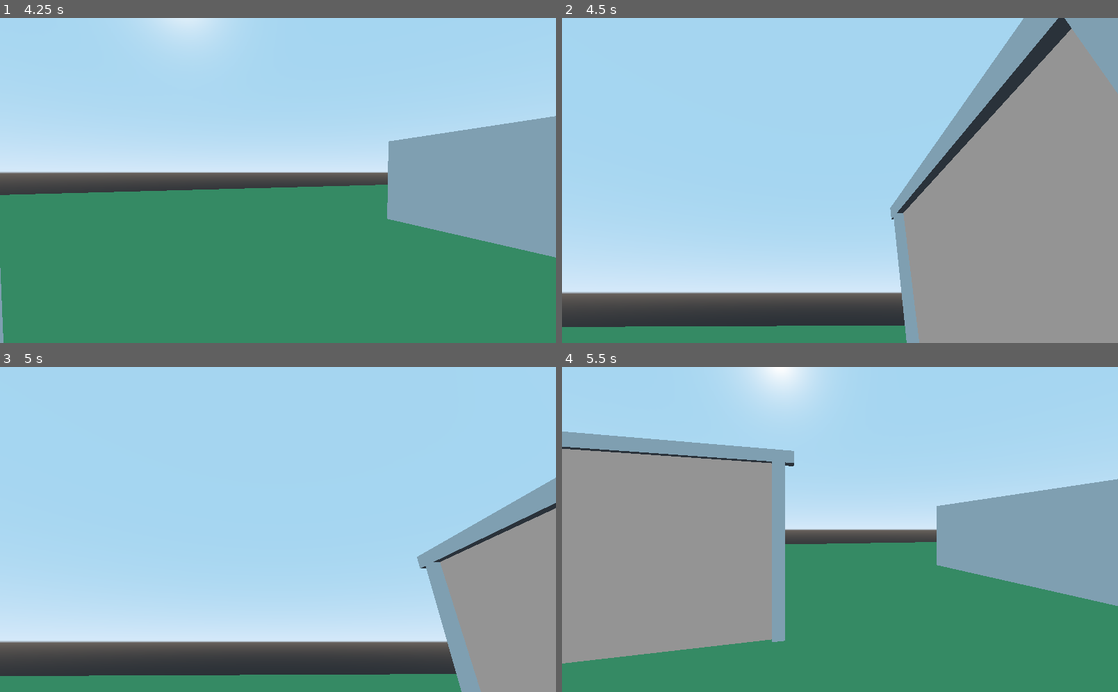
Above: before the commit, frames 1-4 (two rows, left to right).
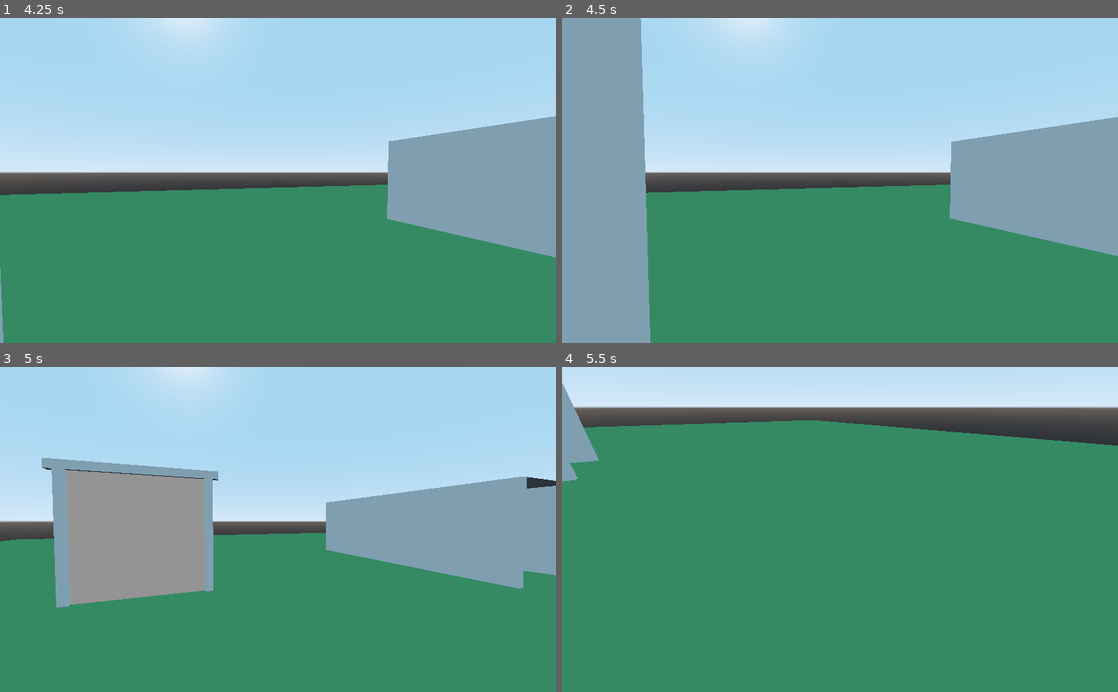
Above: after the commit, the same moments.

Repository: DeleteSystem32/godot-portal-example
Game: Godot game, scene res://main_level.tscn
Same seed, same stepped clock (60 frames per second), same inputs: the game is played once before the commit and once after it.
Inputs (mouse positions are in pixels of both pictures, inside the frame that each line leads up to):
- Up to frame 1 (4.25 s): tap Enter at 0.5 s; move the mouse to (305, 180) at 0.52 s; hold W (move_forward) from 0.53 s (still down); click (305, 180) at 0.67 s; move the mouse to (250, 180) at 1.27 s; click (250, 180) at 1.42 s; move the mouse to (289, 174) at 2.02 s; click (289, 174) at 2.17 s; move the mouse to (272, 187) at 2.77 s; click (272, 187) at 2.92 s; move the mouse to (316, 183) at 3.52 s; click (316, 183) at 3.67 s; tap Escape at 4.15 s
- Up to frame 2 (4.5 s): move the mouse to (673, 131) at 4.27 s; release W (move_forward) at 4.28 s; hold A (move_left) from 4.28 s (still down); click (673, 131) at 4.42 s
- Up to frame 3 (5 s): keep holding A (move_left)
- Up to frame 4 (5.5 s): move the mouse to (867, 529) at 5.02 s; release A (move_left) at 5.03 s; hold S (move_back) from 5.03 s (still down); click (867, 529) at 5.17 s

Frame 1 is identical in both runs. In frame 2, 75% of the frame differs, in the area x 0-100%, y 0-100%; in frame 3, 60%; in frame 4, 68%.

Commit message:
add support for up to 10 recursion levels

Diff:
--- a/main_level.tscn
+++ b/main_level.tscn
@@ -65,7 +65,7 @@
 
 [node name="portal" parent="portal_gate" instance=ExtResource( 6 )]
 portal_exit_path = NodePath("../../portal_exit")
-max_recursion = 3
+max_recursion = 9
 
 [node name="MeshInstance" type="MeshInstance" parent="portal_gate"]
 editor/display_folded = true
--- a/player.gd
+++ b/player.gd
@@ -11,6 +11,8 @@
 var camera setget ,get_camera
 
 var previous_location = Vector3()
+
+var has_focus = true
 
 func _ready():
 	Input.set_mouse_mode(Input.MOUSE_MODE_CAPTURED)
@@ -31,13 +33,17 @@
 		emit_signal("moved", self)
 
 func _input(event):
-	if event is InputEventMouseMotion:
+	if event is InputEventMouseButton && event.button_index == BUTTON_LEFT && event.pressed:
+		has_focus = true
+
+	if event is InputEventMouseMotion && has_focus:
 		rotate_y(-event.relative.x/200.0)
 		$head.rotate_x(-event.relative.y/200.0)
 		emit_signal("moved", self)
 
 	if event is InputEventKey && event.pressed && event.scancode == KEY_ESCAPE:
 		Input.set_mouse_mode(Input.MOUSE_MODE_VISIBLE)
+		has_focus = false
 
 func get_movement_direction():
 	return (global_transform.origin - previous_location).normalized()
--- a/portal.gd
+++ b/portal.gd
@@ -9,10 +9,11 @@
 func _ready():
 	portal_exit = get_node(portal_exit_path)
 	var meshes = $portal_meshes.get_children()
-	for i in range(min(max_recursion, meshes.size()-1)):
+	for i in range(min(max_recursion, meshes.size())):
 		portal_meshes.append(meshes[i])
 		portal_meshes[i].material_override = portal_meshes[i].material_override.duplicate()
 		portal_meshes[i].material_override.set_shader_param("viewport_texture", portal_exit.get_viewport_texture(i))
+#		portal_meshes[i].material_override.set_shader_param("recursion_level", i)
 
 func _on_portal_activation_body_entered(body):
 	body.connect("moved", self, "_on_player_moved")
--- a/portal.shader
+++ b/portal.shader
@@ -2,10 +2,12 @@
 render_mode unshaded;
 
 uniform sampler2D viewport_texture;
+//uniform float recursion_level = 0f;
 
 void fragment(){
 //	vec2 real_uv = UV;
 //	real_uv.y = 1f-UV.y;
 //	real_uv = (INV_CAMERA_MATRIX * vec4(real_uv, 0.0, 0.0)).xy;
+//	ALBEDO = textureLod(viewport_texture, SCREEN_UV, recursion_level).rgb;
 	ALBEDO = texture(viewport_texture, SCREEN_UV).rgb;
 }
--- a/portal.tscn
+++ b/portal.tscn
@@ -9,24 +9,12 @@
 [sub_resource type="BoxShape" id=2]
 extents = Vector3( 5, 1, 5 )
 
-[sub_resource type="ShaderMaterial" id=3]
+[sub_resource type="ShaderMaterial" id=5]
 resource_local_to_scene = true
 shader = ExtResource( 2 )
 
 [sub_resource type="QuadMesh" id=4]
 size = Vector2( 3, 3 )
-
-[sub_resource type="ShaderMaterial" id=5]
-resource_local_to_scene = true
-shader = ExtResource( 2 )
-
-[sub_resource type="ShaderMaterial" id=6]
-resource_local_to_scene = true
-shader = ExtResource( 2 )
-
-[sub_resource type="ShaderMaterial" id=7]
-resource_local_to_scene = true
-shader = ExtResource( 2 )
 
 [node name="portal" type="Spatial"]
 script = ExtResource( 1 )
@@ -51,7 +39,7 @@
 [node name="portal_mesh_lv0" type="MeshInstance" parent="portal_meshes"]
 transform = Transform( 1, 0, 0, 0, 1, 0, 0, 0, 1, 0, 1.5, 0 )
 layers = 2
-material_override = SubResource( 3 )
+material_override = SubResource( 5 )
 cast_shadow = 0
 mesh = SubResource( 4 )
 material/0 = null
@@ -67,7 +55,7 @@
 [node name="portal_mesh_lv2" type="MeshInstance" parent="portal_meshes"]
 transform = Transform( 1, 0, 0, 0, 1, 0, 0, 0, 1, 0, 1.5, 0 )
 layers = 8
-material_override = SubResource( 6 )
+material_override = SubResource( 5 )
 cast_shadow = 0
 mesh = SubResource( 4 )
 material/0 = null
@@ -75,7 +63,55 @@
 [node name="portal_mesh_lv3" type="MeshInstance" parent="portal_meshes"]
 transform = Transform( 1, 0, 0, 0, 1, 0, 0, 0, 1, 0, 1.5, 0 )
 layers = 16
-material_override = SubResource( 7 )
+material_override = SubResource( 5 )
+cast_shadow = 0
+mesh = SubResource( 4 )
+material/0 = null
+
+[node name="portal_mesh_lv4" type="MeshInstance" parent="portal_meshes"]
+transform = Transform( 1, 0, 0, 0, 1, 0, 0, 0, 1, 0, 1.5, 0 )
+layers = 32
+material_override = SubResource( 5 )
+cast_shadow = 0
+mesh = SubResource( 4 )
+material/0 = null
+
+[node name="portal_mesh_lv5" type="MeshInstance" parent="portal_meshes"]
+transform = Transform( 1, 0, 0, 0, 1, 0, 0, 0, 1, 0, 1.5, 0 )
+layers = 64
+material_override = SubResource( 5 )
+cast_shadow = 0
+mesh = SubResource( 4 )
+material/0 = null
+
+[node name="portal_mesh_lv6" type="MeshInstance" parent="portal_meshes"]
+transform = Transform( 1, 0, 0, 0, 1, 0, 0, 0, 1, 0, 1.5, 0 )
+layers = 128
+material_override = SubResource( 5 )
+cast_shadow = 0
+mesh = SubResource( 4 )
+material/0 = null
+
+[node name="portal_mesh_lv7" type="MeshInstance" parent="portal_meshes"]
+transform = Transform( 1, 0, 0, 0, 1, 0, 0, 0, 1, 0, 1.5, 0 )
+layers = 0
+material_override = SubResource( 5 )
+cast_shadow = 0
+mesh = SubResource( 4 )
+material/0 = null
+
+[node name="portal_mesh_lv8" type="MeshInstance" parent="portal_meshes"]
+transform = Transform( 1, 0, 0, 0, 1, 0, 0, 0, 1, 0, 1.5, 0 )
+layers = 512
+material_override = SubResource( 5 )
+cast_shadow = 0
+mesh = SubResource( 4 )
+material/0 = null
+
+[node name="portal_mesh_lv9" type="MeshInstance" parent="portal_meshes"]
+transform = Transform( 1, 0, 0, 0, 1, 0, 0, 0, 1, 0, 1.5, 0 )
+layers = 1024
+material_override = SubResource( 5 )
 cast_shadow = 0
 mesh = SubResource( 4 )
 material/0 = null
--- a/portal_exit.gd
+++ b/portal_exit.gd
@@ -11,6 +11,7 @@
 
 func get_viewport_texture(recursion_level = 0):
 #	$Viewport.size = get_viewport().size
+#	print(viewports[recursion_level].get_texture())
 	return viewports[recursion_level].get_texture()
 
 func set_camera_position(relative_pos, recursion_level = 0):
--- a/portal_exit.tscn
+++ b/portal_exit.tscn
@@ -28,3 +28,59 @@
 [node name="Camera" type="Camera" parent="Viewport_lv2"]
 cull_mask = 17
 current = true
+
+[node name="Viewport_lv3" type="Viewport" parent="."]
+keep_3d_linear = true
+shadow_atlas_size = 2048
+
+[node name="Camera" type="Camera" parent="Viewport_lv3"]
+cull_mask = 33
+current = true
+
+[node name="Viewport_lv4" type="Viewport" parent="."]
+keep_3d_linear = true
+shadow_atlas_size = 2048
+
+[node name="Camera" type="Camera" parent="Viewport_lv4"]
+cull_mask = 65
+current = true
+
+[node name="Viewport_lv5" type="Viewport" parent="."]
+keep_3d_linear = true
+shadow_atlas_size = 2048
+
+[node name="Camera" type="Camera" parent="Viewport_lv5"]
+cull_mask = 129
+current = true
+
+[node name="Viewport_lv6" type="Viewport" parent="."]
+keep_3d_linear = true
+shadow_atlas_size = 2048
+
+[node name="Camera" type="Camera" parent="Viewport_lv6"]
+cull_mask = 257
+current = true
+
+[node name="Viewport_lv7" type="Viewport" parent="."]
+keep_3d_linear = true
+shadow_atlas_size = 2048
+
+[node name="Camera" type="Camera" parent="Viewport_lv7"]
+cull_mask = 513
+current = true
+
+[node name="Viewport_lv8" type="Viewport" parent="."]
+keep_3d_linear = true
+shadow_atlas_size = 2048
+
+[node name="Camera" type="Camera" parent="Viewport_lv8"]
+cull_mask = 1025
+current = true
+
+[node name="Viewport_lv9" type="Viewport" parent="."]
+keep_3d_linear = true
+shadow_atlas_size = 2048
+
+[node name="Camera" type="Camera" parent="Viewport_lv9"]
+cull_mask = 1
+current = true
--- a/project.godot
+++ b/project.godot
@@ -18,6 +18,10 @@
 config/name="portal_test"
 run/main_scene="res://main_level.tscn"
 config/icon="res://icon.png"
+
+[debug]
+
+settings/stdout/print_fps=true
 
 [input]
 
@@ -52,6 +56,12 @@
 3d_physics/layer_3="world"
 3d_render/layer_4="portal_lv2"
 3d_render/layer_5="portal_lv3"
+3d_render/layer_6="portal_lv4"
+3d_render/layer_7="portal_lv5"
+3d_render/layer_8="portal_lv6"
+3d_render/layer_9="portal_lv7"
+3d_render/layer_10="portal_lv8"
+3d_render/layer_11="portal_lv9"
 
 [rendering]
 
Not shown: 1 places in portal.tscn that only renumber resources
